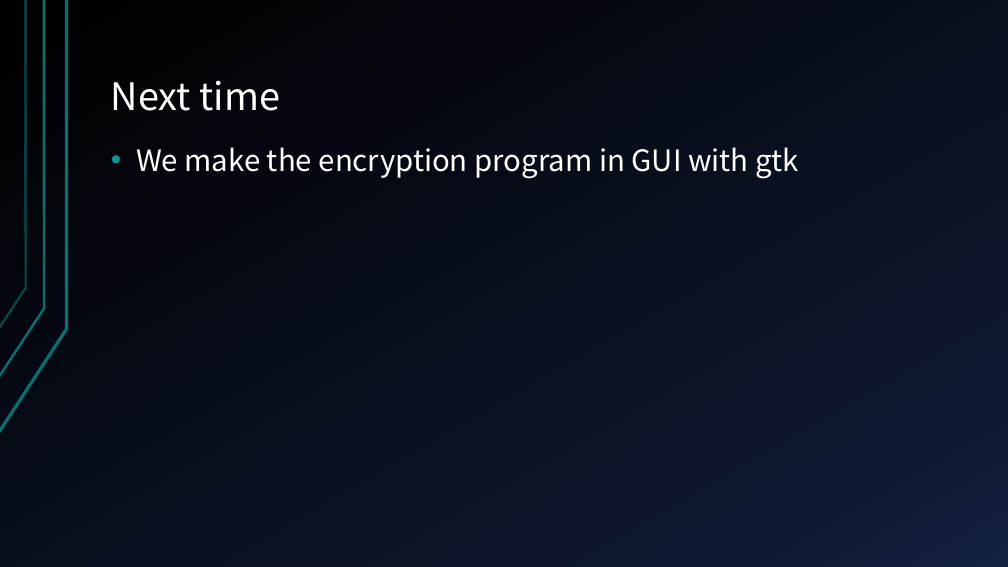
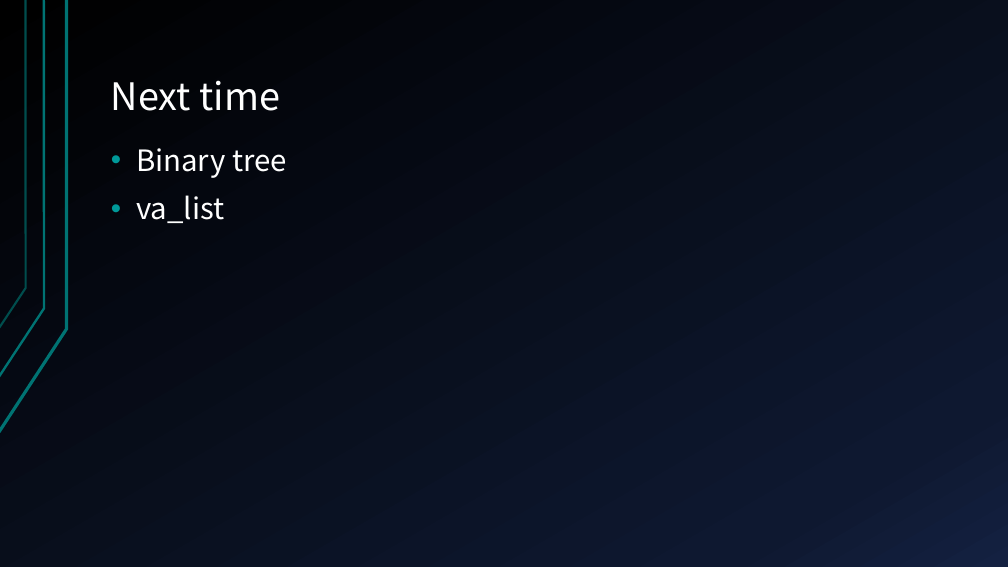
Before and after one commit to Aaron-Cai/C-basis, a slide deck: slide 12 of slide/C Programming Language 2015-1-23.pptx (slide 11 before the commit). Drawn at 1008x567 pixels with LibreOffice and Linux fonts; fonts in the diff are those of the drawing. Boxes give left, top, right and bottom in pixels: in the first picture for what was removed or moved away, otherwise in the second. Text is boxed around its words. In the diff, an @@ line names an element or a change of style, - is before the commit and + after.

```diff
--- a/slide/C Programming Language 2015-1-23.pptx
+++ b/slide/C Programming Language 2015-1-23.pptx
@@ text at (x1=136, y1=148, x2=287, y2=223): text changed @@
-• We make the encryption program in GUI with gtk
+• Binary tree
+• va_list
```
Also in this commit, not shown: 2 other slides changed, 2 slides added, 1 slide removed, 1 other file.
